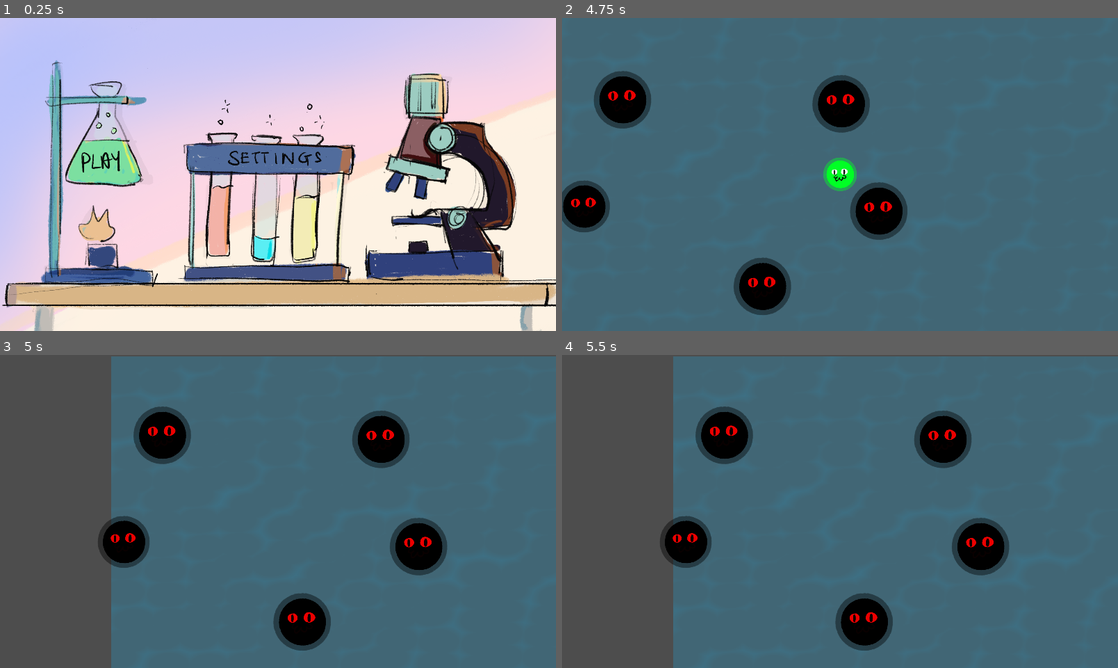
Above: before the commit, frames 1-4 (two rows, left to right).
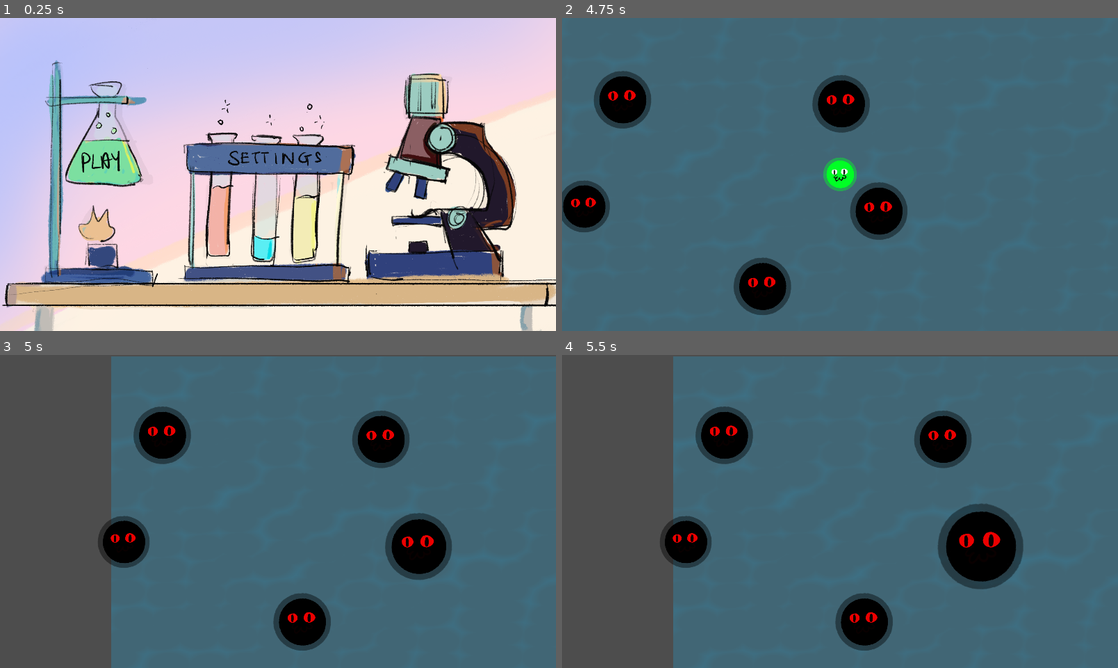
Above: after the commit, the same moments.

Repository: QuantumForgeGames/cellular-conquest
Game: Godot game, scene res://scenes/menus/main_menu.tscn
Same seed, same stepped clock (60 frames per second), same inputs: the game is played once before the commit and once after it.
Inputs (mouse positions are in pixels of both pictures, inside the frame that each line leads up to):
- Up to frame 1 (0.25 s): no input
- Up to frame 2 (4.75 s): click (667, 161) at 0.5 s; move the mouse to (962, 158) at 1.27 s; tap W (dash) at 1.35, 2.85, 4.35 s; move the mouse to (728, 190) at 2.02 s; tap Q (shoot) at 2.1, 3.6 s; move the mouse to (895, 105) at 2.77 s; move the mouse to (812, 237) at 3.52 s; move the mouse to (1006, 221) at 4.27 s
- Up to frame 3 (5 s): no input
- Up to frame 4 (5.5 s): move the mouse to (673, 464) at 5.02 s; tap Q (shoot) at 5.1 s

Frames 1-2 are identical in both runs. In frame 3, 1.0% of the frame differs, in the area x 69-82%, y 50-72%; in frame 4, 2.5%, in the area x 67-83%, y 47-75%.
Error in both runs: Invalid access to property or key 'global_position' on a base object of type 'previously freed'. (res://scripts/entities/water_effect.gd:10)

Commit message:
fix bug where player always gets health incremented on absorption

Diff:
--- a/scripts/entities/hitbox.gd
+++ b/scripts/entities/hitbox.gd
@@ -28,6 +28,7 @@
 
 func _on_area_entered(area: Area2D) -> void:
 	if entity is Player and area is Hitbox:
+		var winner = self if (entity.scale.x > area.entity.scale.x) else area
 		var loser = self if (entity.scale.x <= area.entity.scale.x) else area
-		health += loser.health
+		winner.health += loser.health
 		loser.entity.on_absorbed()
